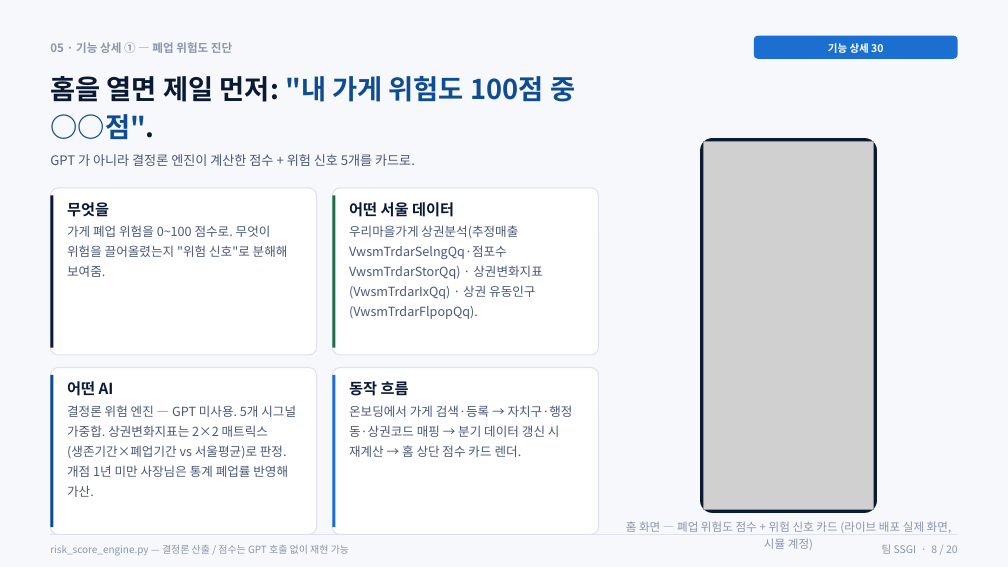
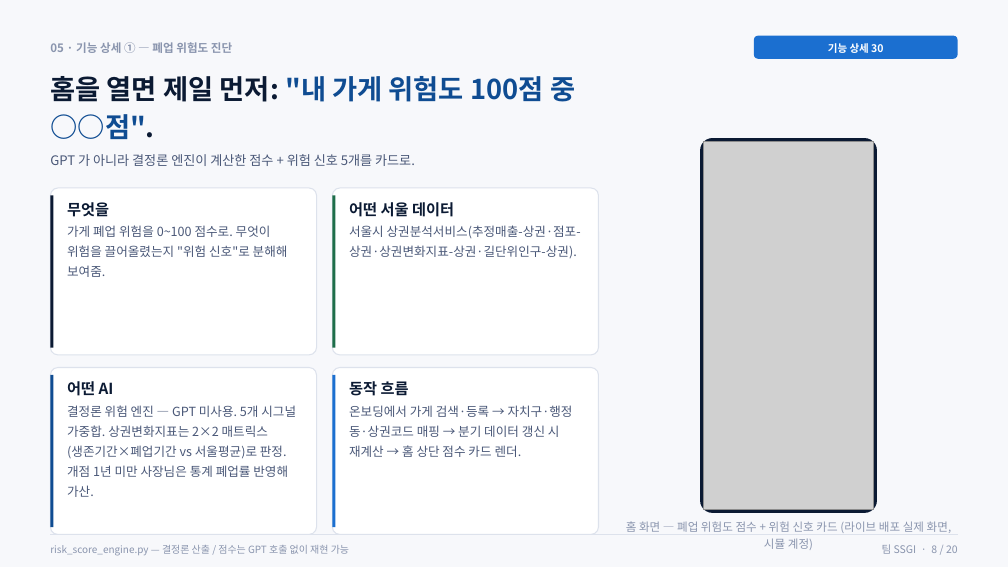
Before and after one commit to Tok-Baro/SSGI_AI_Coach, a slide deck: slide 8 of SSGI_상세기획서_심사위원용.pptx. Drawn at 1008x567 pixels with LibreOffice and Linux fonts; fonts in the diff are those of the drawing; grey boxes stand for pictures. Boxes give left, top, right and bottom in pixels: in the first picture for what was removed or moved away, otherwise in the second. Text is boxed around its words. In the diff, an @@ line names an element or a change of style, - is before the commit and + after.

```diff
--- a/SSGI_상세기획서_심사위원용.pptx
+++ b/SSGI_상세기획서_심사위원용.pptx
@@ text at [349, 225, 581, 258]: text changed @@
-우리마을가게 상권분석(추정매출 VwsmTrdarSelngQq·점포수 VwsmTrdarStorQq) · 상권변화지표(VwsmTrdarIxQq) · 상권 유동인구(VwsmTrdarFlpopQq).
+서울시 상권분석서비스(추정매출-상권·점포-상권·상권변화지표-상권·길단위인구-상권).
```
Also in this commit, not shown: 9 other slides changed, 1 other file.
